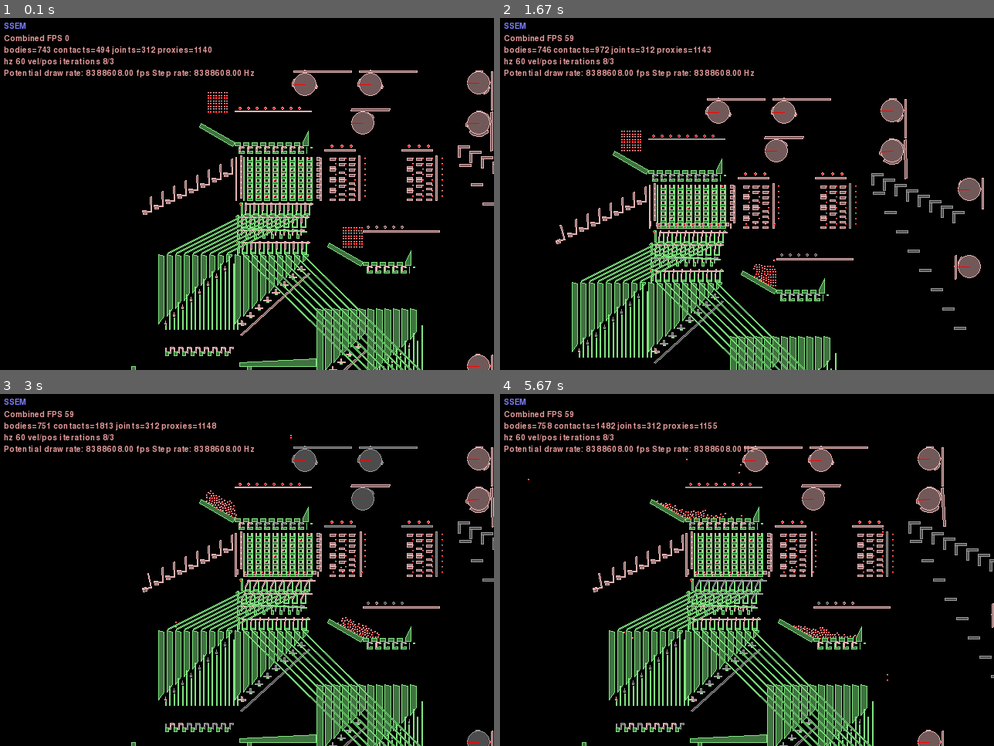
Above: before the commit, frames 1-4 (two rows, left to right).
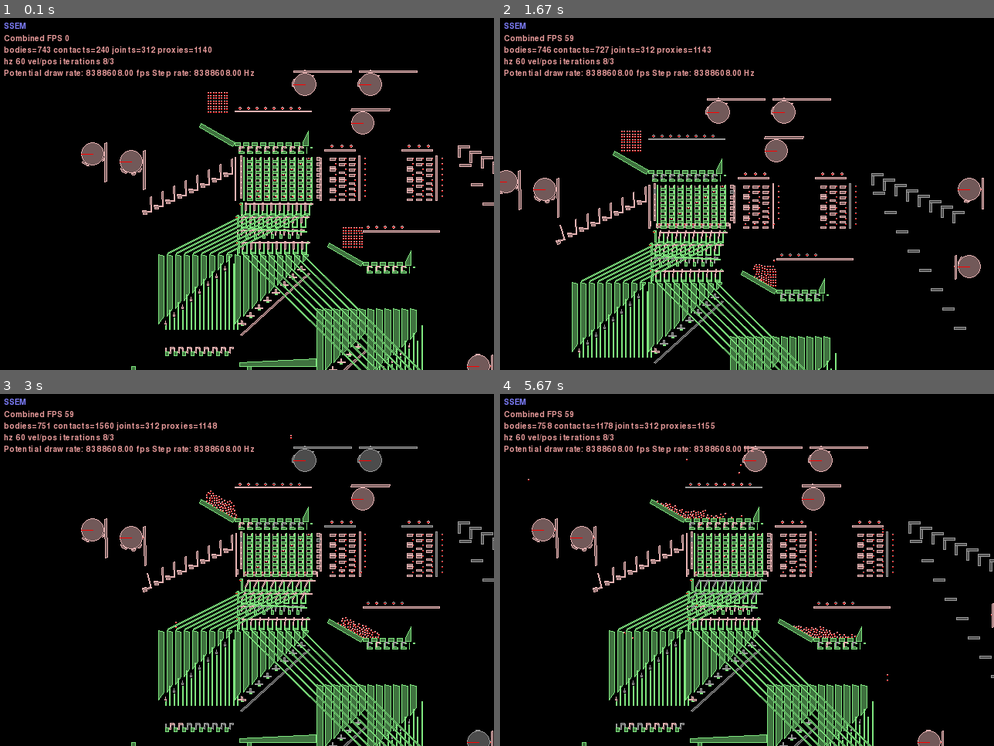
Above: after the commit, the same moments.

Repository: jmacarthur/box2d-ssem
Game: pygame game, started from main.py
Two runs of this game, one before a commit and one after it. Both use one fixed random seed, a clock stepped at 60 frames per second and the inputs below.
Inputs (mouse positions are in pixels of both pictures, inside the frame that each line leads up to):
- Up to frame 1 (0.1 s): no input
- Up to frame 2 (1.67 s): hold Right 0.33-0.8 s; move the mouse to (727, 201) at 0.37 s; hold Up 0.83-1.13 s; move the mouse to (747, 208) at 0.87 s; tap Space at 0.9, 1.23, 1.53 s; hold Right 1.17-1.63 s; move the mouse to (796, 267) at 1.2 s
- Up to frame 3 (3 s): hold Left 1.67-2.2 s; move the mouse to (93, 647) at 1.7 s; tap Space at 1.73, 2.03, 2.3, 2.63, 2.93 s; hold Down 2.23-2.53 s; move the mouse to (306, 594) at 2.27 s; hold Left 2.57-2.97 s; move the mouse to (256, 436) at 2.6 s
- Up to frame 4 (5.67 s): click (722, 658) at 3.05 s; hold Up 3.33-3.7 s; move the mouse to (747, 605) at 3.37 s; tap Space at 3.4, 3.8, 4.1, 4.47, 4.87, 5.17, 5.37 s; hold Right 3.73-4.37 s; move the mouse to (934, 700) at 3.77 s; hold Down 4.4-4.77 s; move the mouse to (677, 485) at 4.43 s; hold Left 4.8-5.27 s; move the mouse to (875, 527) at 4.83 s; hold Right from 5.3 s (still down); move the mouse to (559, 478) at 5.33 s

The runs differ from the first frame. In frame 1, 1.5% of the frame differs, in the area x 16-100%, y 7-73%; in frame 2, 1.6%; in frame 3, 2.0%; in frame 4, 2.1%, in the area x 6-91%, y 7-73%.

Commit message:
Regeneration now working on slower timing cycle

Diff:
--- a/main.py
+++ b/main.py
@@ -253,7 +253,8 @@
             self.add_static_polygon(divider_vertices)
 
         for c in range(0,columns):
-            self.add_static_polygon([ (10,-20), (24,-20), (24,-13), (10,-15)], xpos+c*pitch, ypos+pitch+10)
+            # The base
+            self.add_static_polygon([ (10,-20), (24,-20), (24,-15), (21,-13), (10,-15)], xpos+c*pitch, ypos+pitch+10)
 
             bellcrank_shape = [ fixtureDef(shape=makeBox(c*pitch+xpos+crank_offset, ypos+crank_y+9, 10, 3), density=1.0, filter=filters[1]),
                                 fixtureDef(shape=makeBox(c*pitch+xpos+crank_offset, ypos+crank_y, 3, 12), density=1.0, filter=filter(groupIndex=1, categoryBits=0x0002, maskBits=0xFFFE)) ]
@@ -333,8 +334,8 @@
         row_injector_fixtures = []
 
         for col in range(0,8):
-            row_injector_fixtures.append(fixtureDef(shape=makeBox(7+22*col,0,3,7), density=1.0, filter=filter(groupIndex=1, categoryBits=0x0002, maskBits=0xFFFE)))
-            row_injector_fixtures.append(fixtureDef(shape=makeBox(7+22*col+10,0,3,7), density=1.0, filter=filter(groupIndex=1, categoryBits=0x0002, maskBits=0xFFFE)))
+            row_injector_fixtures.append(fixtureDef(shape=makeBox(7+22*col,1,1,5), density=1.0, filter=filter(groupIndex=1, categoryBits=0x0002, maskBits=0xFFFE)))
+            row_injector_fixtures.append(fixtureDef(shape=makeBox(7+22*col+10,1,3,5), density=1.0, filter=filter(groupIndex=1, categoryBits=0x0002, maskBits=0xFFFE)))
         row_injector_fixtures.append(fixtureDef(shape=makeBox(22*8+12,0,7,7), density=1.0, filter=filter(groupIndex=1, categoryBits=0x0002, maskBits=0xFFFE)))
         row_injector_fixtures.append(fixtureDef(shape=makeBox(-10,0,3,12), density=1.0, filter=filter(groupIndex=1, categoryBits=0x0002, maskBits=0xFFFE)))
         self.memory_col0_x = 7
@@ -348,7 +349,7 @@
         row_ejector_fixtures = []
         for col in range(0,8):
             # Blocks which stop the ball bearing falling past
-            ejector = fixtureDef(shape=makeBox(22*col+1,0,14,7), density=1.0, filter=filter(groupIndex=1, categoryBits=0x0002, maskBits=0xFFFE))
+            ejector = fixtureDef(shape=makeBox(22*col+1,3,14,4), density=1.0, filter=filter(groupIndex=1, categoryBits=0x0002, maskBits=0xFFFE))
             row_ejector_fixtures.append(ejector)
         row_ejector_fixtures.append(fixtureDef(shape=makeBox(22*8+14,1,3,11), density=1.0, filter=filter(groupIndex=1, categoryBits=0x0002, maskBits=0xFFFE)))
 
@@ -374,7 +375,7 @@
             self.distance_joint(ejectors[r], self.memory_followers[r], (200,14*r+10), (200+35, 14*r+10))
 
         # Gate returner to push all the memory rows back in
-        self.memory_returning_gate = self.vertical_rotating_bar(xpos-30,0,14*memory_rows, groundBody)
+        self.memory_returning_gate = self.vertical_rotating_bar(xpos-32,0,14*memory_rows, groundBody)
 
         # Wall on the left of the memory to create the final channel
         memory_fixed = self.add_static_polygon(box_polygon(3,14*8), -10,0, filter=filter(groupIndex=0, categoryBits=0x0001, maskBits=0xFFFF))
@@ -521,7 +522,7 @@
 
         if motor!=0:
             j = self.world.CreateRevoluteJoint(bodyA=bodyA, bodyB=bodyB, anchor=(x*self.scale, y*self.scale),
-                                           maxMotorTorque = 100000.0*force,
+                                           maxMotorTorque = 10000000.0*force,
                                            motorSpeed = motor,
                                            enableMotor = True)
         elif friction:
@@ -704,24 +705,24 @@
         # Cams
 
         # Cam 1: Fires memory injector, reading PC into address reg.
-        follower_body = self.add_cam(300,200, groundBody, 100, bumps=[(0.05,0.1)], axis_offset=1)
+        follower_body = self.add_cam(300,200, groundBody, 100, bumps=[(0.0,0.02)], axis_offset=1)
         self.distance_joint(follower_body, pc_injector_raiser)
 
         # Cam 2: Main memory selector lifter
-        follower_body = self.add_cam(150,300, groundBody, 150, bumps=[(0.25,0.04), (0.72, 0.1)])
+        follower_body = self.add_cam(150,300, groundBody, 150, bumps=[(0.1,0.02), (0.72, 0.1)])
         print("Attachemnt point on cam is {}".format(follower_body.attachment_point))
         self.distance_joint(follower_body, memory_selector_holdoff)
 
-        # Cam 2: Memory returner
-        follower_body = self.add_cam(600,305, groundBody, 100, horizontal=True, bumps=[(0.05, 0.1), (0.70,0.1)])
+        # Cam 2: Memory returner (left side)
+        follower_body = self.add_cam(-400,120, groundBody, 100, horizontal=True, bumps=[(0.05, 0.04), (0.3,0.1)], axis_offset=-1)
         self.distance_joint(follower_body, self.memory_returning_gate)
 
-        # Cam 4: Memory holdoff
-        follower_body = self.add_cam(600,200, groundBody, 100, horizontal=True, bumps=[(0.1,0.3), (0.45,0.05), (0.71,0.3)],axis_offset=-1)
+        # Cam 4: Memory holdoff (right side)
+        follower_body = self.add_cam(-300,100, groundBody, 100, horizontal=True, bumps=[(0.08,0.06), (0.18,0.04), (0.31,0.1)],axis_offset=-1)
         self.distance_joint(follower_body, memory_follower_holdoff)
 
         # Cam 5: Regenerator 1
-        follower_body = self.add_cam(800, 100, groundBody, 80, horizontal=True, bumps=[(0.57,0.05)])
+        follower_body = self.add_cam(800, 100, groundBody, 80, horizontal=True, bumps=[(0.25,0.05)])
         self.distance_joint(follower_body, upper_regen_control)
 
         # Cam 6: Split to instruction counter/reg
@@ -729,7 +730,7 @@
         self.distance_joint(follower_body, diverter_3)
 
         # Cam 7: Instruction selector holdoff
-        follower_body = self.add_cam(320, 300, groundBody, 150, bumps=[(0.25,0.04),(0.72,0.1)])
+        follower_body = self.add_cam(320, 300, groundBody, 150, bumps=[(0.1,0.02),(0.72,0.1)])
         self.distance_joint(follower_body, instruction_selector_holdoff)
 
         # Cam 8: Sender eject.
@@ -739,6 +740,10 @@
         # break.
         follower_body = self.add_cam(600, -430, groundBody, 80, bumps=[(0.70,0.06)], horizontal=True)
         self.distance_joint(follower_body, sender_eject)
+
+
+        # Notable timing points:
+        # 0.31: Memory at PC has been read and regenerated
 
         self.set_initial_memory()
 
@@ -767,11 +772,11 @@
 
         if self.cams_on: self.sequence += 1
         angleTarget = (self.sequence*math.pi*2/10000.0)
-        if self.sequence % 1000 == 0:
+        if self.sequence % 100 == 0 and self.cams_on:
             print("Sequence {} AngleTarget = {} degrees".format(self.sequence, 360*angleTarget/(math.pi*2)))
         for d in self.all_cam_drives:
             angleError = d.angle - angleTarget
-            gain = 0.1
+            gain = 1.0
             d.motorSpeed = (-gain * angleError)
 
 
